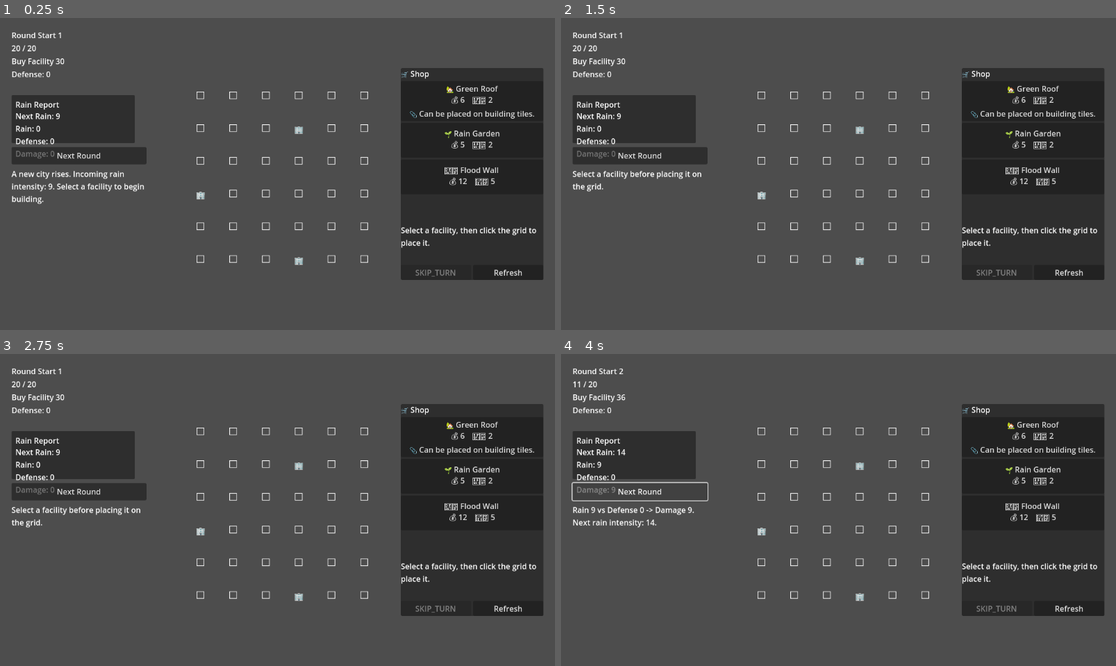
Above: before the commit, frames 1-4 (two rows, left to right).
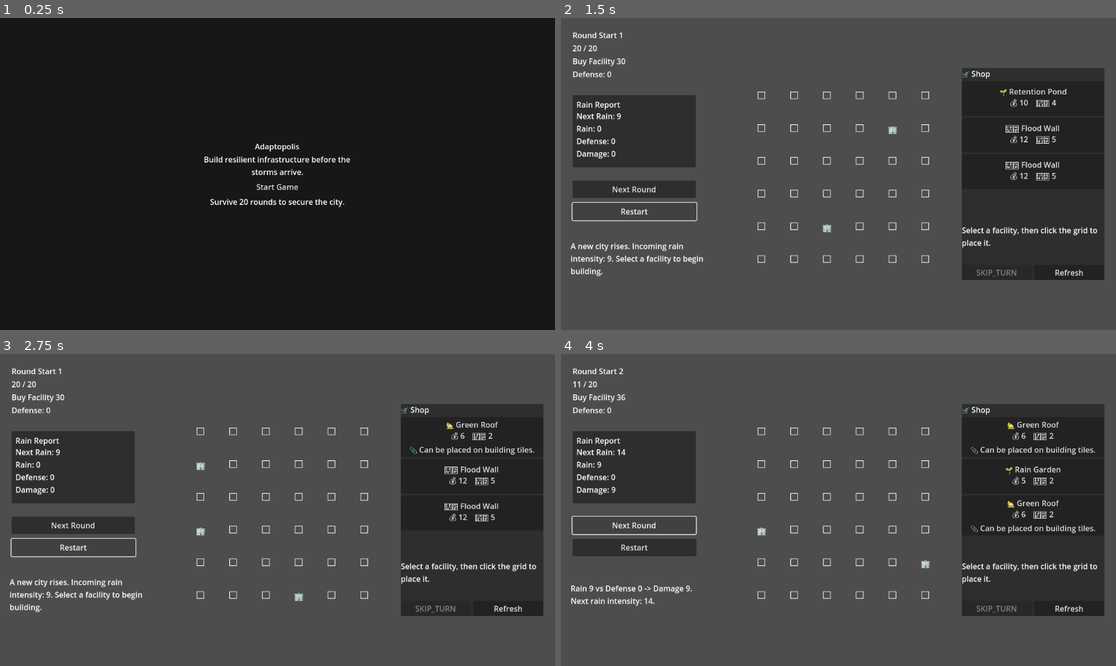
Above: after the commit, the same moments.

Repository: TinghaoHUANG/Adaptopolis-demo
Game: Godot game, scene res://scenes/main.tscn
The game is run twice, just before and just after one commit, with the same random seed, the same clock (stepped at 60 frames per second) and the same inputs.
Inputs (mouse positions are in pixels of both pictures, inside the frame that each line leads up to):
- Up to frame 1 (0.25 s): no input
- Up to frame 2 (1.5 s): click (838, 186) at 0.5 s, where only the run after the commit has a clickable "Start Game"; click (633, 211) at 1.25 s, where only the run after the commit has a clickable "Restart"
- Up to frame 3 (2.75 s): click (72, 547) at 2 s, where only the run after the commit has a clickable "Restart"
- Up to frame 4 (4 s): click (633, 547) at 2.75 s, where only the run after the commit has a clickable "Restart"; click "Next Round" at 3.5 s

The runs differ from the first frame. In frame 1, 80% of the frame differs, in the area x 0-100%, y 0-100%; in frame 2, 4.4%; in frame 3, 3.3%; in frame 4, 3.6%.

Commit message:
Add start and victory menus with endless flow

Diff:
--- a/scenes/main.tscn
+++ b/scenes/main.tscn
@@ -13,6 +13,15 @@
 grid_display_path = NodePath("UI/GridDisplay")
 shop_display_path = NodePath("UI/ShopPanel")
 status_label_path = NodePath("UI/HUD/StatusLabel")
+start_menu_path = NodePath("UI/StartMenu")
+start_button_path = NodePath("UI/StartMenu/Menu/VBox/StartButton")
+hud_container_path = NodePath("UI/HUD")
+shop_panel_path = NodePath("UI/ShopPanel")
+restart_button_path = NodePath("UI/HUD/RestartButton")
+victory_menu_path = NodePath("UI/VictoryMenu")
+victory_label_path = NodePath("UI/VictoryMenu/Menu/Panel/VBox/VictoryLabel")
+victory_restart_button_path = NodePath("UI/VictoryMenu/Menu/Panel/VBox/Buttons/RestartButton")
+victory_endless_button_path = NodePath("UI/VictoryMenu/Menu/Panel/VBox/Buttons/EndlessButton")
 
 [node name="UI" type="CanvasLayer" parent="."]
 
@@ -51,7 +60,7 @@
 layout_mode = 0
 offset_top = 136.0
 offset_right = 256.0
-offset_bottom = 236.0
+offset_bottom = 286.0
 
 [node name="RainTitle" type="Label" parent="UI/HUD/RainPanel"]
 layout_mode = 0
@@ -75,19 +84,38 @@
 Damage: 0"
 
 [node name="NextRoundButton" type="Button" parent="UI/HUD"]
-layout_mode = 0
-anchor_right = 1.0
-offset_top = 244.0
-offset_bottom = 280.0
+layout_mode = 1
+anchors_preset = 10
+anchor_right = 1.0
+offset_top = 314.0
+offset_right = -24.0
+offset_bottom = 350.0
+grow_horizontal = 2
 text = "Next Round"
 
 [node name="StatusLabel" type="Label" parent="UI/HUD"]
-layout_mode = 0
-anchor_right = 1.0
-anchor_bottom = 1.0
-offset_top = 288.0
+layout_mode = 1
+anchors_preset = 15
+anchor_right = 1.0
+anchor_bottom = 1.0
+offset_left = -4.0
+offset_top = 457.0
+offset_right = -4.0
+offset_bottom = 194.0
+grow_horizontal = 2
+grow_vertical = 2
 text = "Welcome to Adaptopolis!"
 autowrap_mode = 2
+
+[node name="RestartButton" type="Button" parent="UI/HUD"]
+layout_mode = 1
+anchors_preset = 10
+anchor_right = 1.0
+offset_top = 360.0
+offset_right = -23.0
+offset_bottom = 396.0
+grow_horizontal = 2
+text = "Restart"
 
 [node name="GridDisplay" type="GridContainer" parent="UI"]
 anchors_preset = 8
@@ -156,6 +184,116 @@
 size_flags_horizontal = 3
 text = "Refresh"
 
+[node name="StartMenu" type="Control" parent="UI"]
+visible = false
+z_index = 50
+layout_mode = 3
+anchors_preset = 15
+anchor_right = 1.0
+anchor_bottom = 1.0
+
+[node name="Backdrop" type="ColorRect" parent="UI/StartMenu"]
+layout_mode = 0
+anchor_right = 1.0
+anchor_bottom = 1.0
+color = Color(0, 0, 0, 0.7)
+
+[node name="Menu" type="CenterContainer" parent="UI/StartMenu"]
+layout_mode = 1
+anchors_preset = 15
+anchor_right = 1.0
+anchor_bottom = 1.0
+
+[node name="VBox" type="VBoxContainer" parent="UI/StartMenu/Menu"]
+custom_minimum_size = Vector2(360, 220)
+layout_mode = 2
+size_flags_horizontal = 4
+size_flags_vertical = 4
+alignment = 1
+
+[node name="TitleLabel" type="Label" parent="UI/StartMenu/Menu/VBox"]
+layout_mode = 2
+text = "Adaptopolis"
+horizontal_alignment = 1
+
+[node name="SubtitleLabel" type="Label" parent="UI/StartMenu/Menu/VBox"]
+layout_mode = 2
+text = "Build resilient infrastructure before the storms arrive."
+horizontal_alignment = 1
+autowrap_mode = 2
+
+[node name="StartButton" type="Button" parent="UI/StartMenu/Menu/VBox"]
+layout_mode = 2
+size_flags_horizontal = 4
+text = "Start Game"
+
+[node name="HintLabel" type="Label" parent="UI/StartMenu/Menu/VBox"]
+layout_mode = 2
+text = "Survive 20 rounds to secure the city."
+horizontal_alignment = 1
+autowrap_mode = 2
+
+[node name="VictoryMenu" type="Control" parent="UI"]
+visible = false
+z_index = 60
+layout_mode = 3
+anchors_preset = 15
+anchor_right = 1.0
+anchor_bottom = 1.0
+
+[node name="Backdrop" type="ColorRect" parent="UI/VictoryMenu"]
+layout_mode = 0
+anchor_right = 1.0
+anchor_bottom = 1.0
+color = Color(0, 0, 0, 0.65)
+
+[node name="Menu" type="CenterContainer" parent="UI/VictoryMenu"]
+layout_mode = 0
+anchor_right = 1.0
+anchor_bottom = 1.0
+
+[node name="Panel" type="Panel" parent="UI/VictoryMenu/Menu"]
+custom_minimum_size = Vector2(380, 240)
+layout_mode = 2
+
+[node name="VBox" type="VBoxContainer" parent="UI/VictoryMenu/Menu/Panel"]
+layout_mode = 0
+anchor_right = 1.0
+anchor_bottom = 1.0
+offset_left = 16.0
+offset_top = 16.0
+offset_right = -16.0
+offset_bottom = -16.0
+size_flags_vertical = 4
+alignment = 1
+
+[node name="VictoryLabel" type="Label" parent="UI/VictoryMenu/Menu/Panel/VBox"]
+layout_mode = 2
+text = "City secured!"
+horizontal_alignment = 1
+autowrap_mode = 2
+
+[node name="SummaryLabel" type="Label" parent="UI/VictoryMenu/Menu/Panel/VBox"]
+layout_mode = 2
+text = "Choose how to proceed."
+horizontal_alignment = 1
+autowrap_mode = 2
+
+[node name="Buttons" type="HBoxContainer" parent="UI/VictoryMenu/Menu/Panel/VBox"]
+layout_mode = 2
+size_flags_horizontal = 4
+alignment = 1
+
+[node name="RestartButton" type="Button" parent="UI/VictoryMenu/Menu/Panel/VBox/Buttons"]
+layout_mode = 2
+size_flags_horizontal = 4
+text = "Restart"
+
+[node name="EndlessButton" type="Button" parent="UI/VictoryMenu/Menu/Panel/VBox/Buttons"]
+layout_mode = 2
+size_flags_horizontal = 4
+text = "Continue Endless"
+
 [node name="UIManager" type="Node" parent="UI"]
 script = ExtResource("2")
 hud_path = NodePath("../HUD")
--- a/scripts/main.gd
+++ b/scripts/main.gd
@@ -21,6 +21,15 @@
 @export var grid_display_path: NodePath
 @export var shop_display_path: NodePath
 @export var status_label_path: NodePath
+@export var start_menu_path: NodePath
+@export var start_button_path: NodePath
+@export var hud_container_path: NodePath
+@export var shop_panel_path: NodePath
+@export var restart_button_path: NodePath
+@export var victory_menu_path: NodePath
+@export var victory_label_path: NodePath
+@export var victory_restart_button_path: NodePath
+@export var victory_endless_button_path: NodePath
 
 @export var facility_data_path: String = "res://data/facility_data.json"
 @export var locale_files: Dictionary = {
@@ -41,6 +50,18 @@
 var status_label: Label = null
 var next_round_button: Button = null
 var selected_offer_index: int = -1
+var start_menu: Control = null
+var start_button: Button = null
+var hud_container: Control = null
+var shop_panel: Control = null
+var restart_button: Button = null
+var victory_menu: Control = null
+var victory_label: Label = null
+var victory_restart_button: Button = null
+var victory_endless_button: Button = null
+var game_active: bool = false
+var endless_mode: bool = false
+const VICTORY_ROUND_TARGET := 20
 
 func _ready() -> void:
 	city_state = _ensure_node(city_state_path, CityState) as CityState
@@ -53,6 +74,15 @@
 	save_manager = _ensure_node(save_manager_path, SaveManager) as SaveManager
 
 	status_label = get_node_or_null(status_label_path) as Label
+	start_menu = get_node_or_null(start_menu_path) as Control
+	start_button = get_node_or_null(start_button_path) as Button
+	hud_container = get_node_or_null(hud_container_path) as Control
+	shop_panel = get_node_or_null(shop_panel_path) as Control
+	restart_button = get_node_or_null(restart_button_path) as Button
+	victory_menu = get_node_or_null(victory_menu_path) as Control
+	victory_label = get_node_or_null(victory_label_path) as Label
+	victory_restart_button = get_node_or_null(victory_restart_button_path) as Button
+	victory_endless_button = get_node_or_null(victory_endless_button_path) as Button
 	_bind_controls()
 
 	grid_display = get_node_or_null(grid_display_path) as GridDisplay
@@ -81,15 +111,25 @@
 	shop_manager.connect("offers_changed", Callable(self, "_on_offers_changed"))
 	shop_manager.connect("purchase_failed", Callable(self, "_on_purchase_failed"))
 
-	start_new_game()
+	_show_start_menu()
 
 func start_new_game() -> void:
 	selected_offer_index = -1
+	endless_mode = false
+	game_active = true
+	_hide_start_menu()
+	_hide_victory_menu()
 	city_state.reset()
 	grid_manager.clear()
 	if grid_display:
+		grid_display.visible = true
 		_grid_display_call("set_preview_facility", [null])
+		_grid_display_call("clear_preview")
 		_grid_display_call("refresh_all")
+	if shop_panel:
+		shop_panel.visible = true
+	if hud_container:
+		hud_container.visible = true
 	if shop_display:
 		_shop_display_call("clear_selection")
 	var offers: Array = _shop_refresh_offers()
@@ -229,7 +269,6 @@
 		pass
 
 func _bind_controls() -> void:
-	next_round_button = null
 	if not next_round_button_path.is_empty():
 		next_round_button = get_node_or_null(next_round_button_path) as Button
 	if next_round_button:
@@ -238,18 +277,27 @@
 			next_round_button.disconnect("pressed", pressed_callable)
 		next_round_button.connect("pressed", pressed_callable)
 
+	_connect_button(start_button, "_on_start_pressed")
+	_connect_button(restart_button, "_on_restart_pressed")
+	_connect_button(victory_restart_button, "_on_restart_pressed")
+	_connect_button(victory_endless_button, "_on_victory_endless_pressed")
+
 func _on_next_round_pressed() -> void:
+	if not game_active:
+		return
 	if city_state and city_state.is_game_over():
 		return
 	var report := simulate_round()
 	if grid_display:
 		_grid_display_call("refresh_all")
+	if not endless_mode and city_state.round_number > VICTORY_ROUND_TARGET:
+		_handle_victory(report)
+		return
 	var forecast := _update_forecast()
 	var intensity := int(report.get("intensity", 0))
 	var defense := int(report.get("defense", 0))
 	var damage := int(report.get("damage", 0))
 	_show_status("Rain %d vs Defense %d -> Damage %d. Next rain intensity: %d." % [intensity, defense, damage, forecast])
-
 func _on_city_stats_changed() -> void:
 	_update_button_state()
 
@@ -275,6 +323,90 @@
 	add_child(node)
 	return node
 
+func _show_start_menu() -> void:
+	game_active = false
+	endless_mode = false
+	if start_menu:
+		start_menu.visible = true
+	if hud_container:
+		hud_container.visible = false
+	if shop_panel:
+		shop_panel.visible = false
+	if grid_display:
+		grid_display.visible = false
+		_grid_display_call("set_preview_facility", [null])
+		_grid_display_call("clear_preview")
+	selected_offer_index = -1
+	_shop_display_call("clear_selection")
+	_update_button_state()
+	_show_status("Welcome to Adaptopolis! Press Start to begin.")
+
+func _hide_start_menu() -> void:
+	if start_menu:
+		start_menu.visible = false
+	if hud_container:
+		hud_container.visible = true
+	if shop_panel:
+		shop_panel.visible = true
+	if grid_display:
+		grid_display.visible = true
+	_update_button_state()
+
+func _show_victory_menu(summary: String) -> void:
+	game_active = false
+	if victory_label:
+		victory_label.text = summary
+	if victory_menu:
+		victory_menu.visible = true
+		var summary_label := victory_menu.get_node_or_null("Menu/Panel/VBox/SummaryLabel") as Label
+		if summary_label:
+			summary_label.text = "Continue in endless mode or restart the campaign."
+	if shop_panel:
+		shop_panel.visible = false
+	_update_button_state()
+
+func _hide_victory_menu() -> void:
+	if victory_menu:
+		victory_menu.visible = false
+	if shop_panel:
+		shop_panel.visible = true
+	_update_button_state()
+
+func _handle_victory(report: Dictionary) -> void:
+	game_active = false
+	endless_mode = false
+	selected_offer_index = -1
+	_shop_display_call("clear_selection")
+	_grid_display_call("set_preview_facility", [null])
+	_grid_display_call("clear_preview")
+	var completed_rounds: int = 0
+	if city_state:
+		completed_rounds = max(city_state.round_number - 1, 0)
+	var summary := "City secured! Completed %d rounds." % completed_rounds
+	_show_status("%s Choose an option to proceed." % summary)
+	_show_victory_menu(summary)
+
+func _on_start_pressed() -> void:
+	start_new_game()
+
+func _on_restart_pressed() -> void:
+	start_new_game()
+
+func _on_victory_endless_pressed() -> void:
+	endless_mode = true
+	game_active = true
+	_hide_victory_menu()
+	var forecast := _update_forecast()
+	_show_status("Endless mode engaged. Next rain intensity: %d." % forecast)
+	_update_button_state()
+
+func _connect_button(button: Button, method_name: String) -> void:
+	if button == null:
+		return
+	var callable := Callable(self, method_name)
+	if button.is_connected("pressed", callable):
+		button.disconnect("pressed", callable)
+	button.connect("pressed", callable)
 func _shop_refresh_offers() -> Array:
 	if shop_manager and shop_manager.has_method("refresh_offers"):
 		var result = shop_manager.call("refresh_offers")
